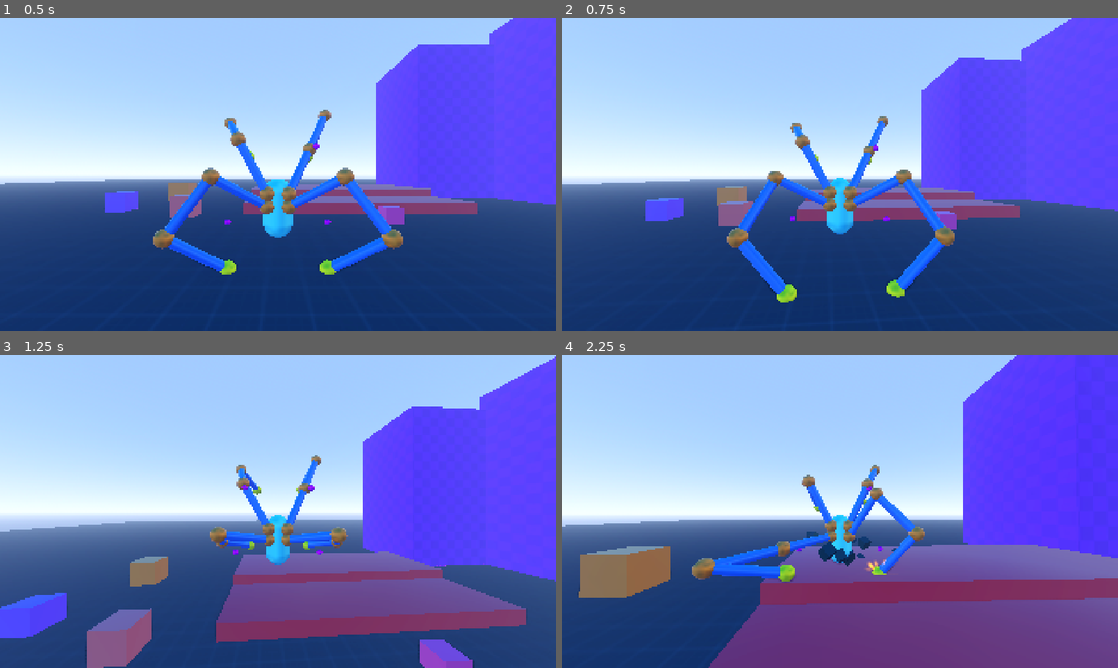
Above: before the commit, frames 1-4 (two rows, left to right).
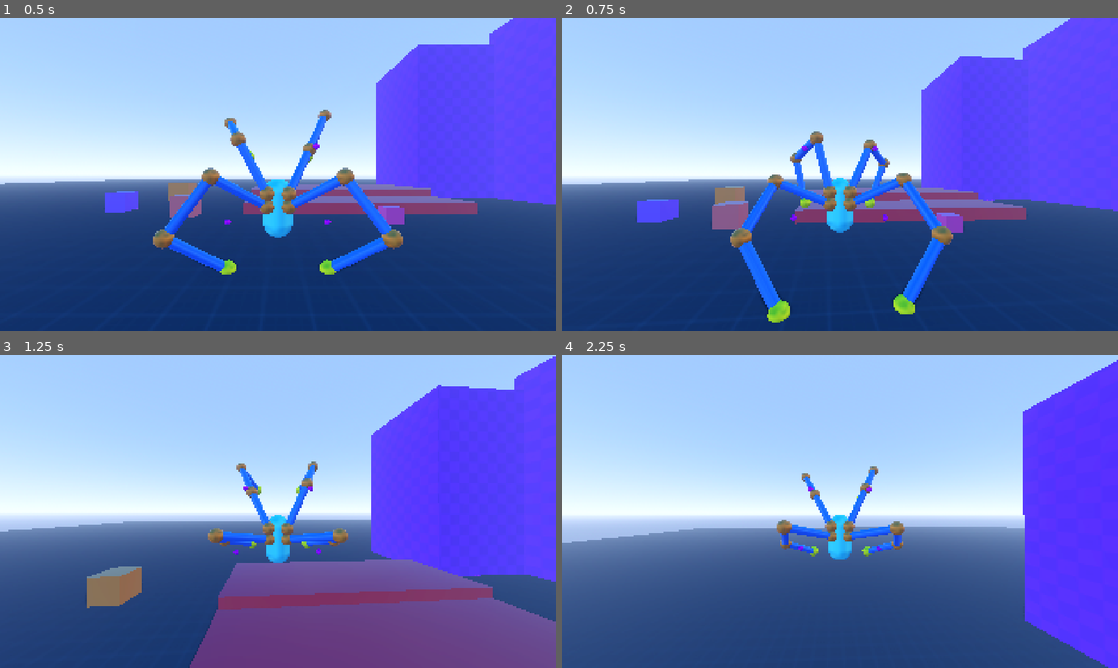
Above: after the commit, the same moments.

Repository: lliamsymonds04/doc-oc
Game: Godot game, scene res://main.tscn
Same seed, same stepped clock (60 frames per second), same inputs: the game is played once before the commit and once after it.
Inputs (mouse positions are in pixels of both pictures, inside the frame that each line leads up to):
- Up to frame 1 (0.5 s): no input
- Up to frame 2 (0.75 s): move the mouse to (867, 174) at 0.52 s; hold W (forward) from 0.53 s (still down); hold Shift (sprint, bound only after the commit) from 0.53 s (still down)
- Up to frame 3 (1.25 s): keep holding W (forward); keep holding Shift (sprint, bound only after the commit); tap Space (jump) at 0.77 s
- Up to frame 4 (2.25 s): keep holding W (forward); move the mouse to (812, 511) at 1.27 s; release Shift (sprint, bound only after the commit) at 1.28 s; tap Shift (sprint, bound only after the commit) at 1.35 s; tap Space (jump) at 1.52 s; move the mouse to (851, 505) at 2.02 s; hold Shift (sprint, bound only after the commit) from 2.03 s (still down)

Frame 1 is identical in both runs. In frame 2, 5.0% of the frame differs, in the area x 13-100%, y 0-98%; in frame 3, 21%; in frame 4, 46%, in the area x 0-100%, y 0-100%.

Commit message:
spike: sprinting

Diff:
--- a/project.godot
+++ b/project.godot
@@ -53,6 +53,11 @@
 "events": [Object(InputEventKey,"resource_local_to_scene":false,"resource_name":"","device":-1,"window_id":0,"alt_press …(191 unchanged characters)…
 ]
 }
+sprint={
+"deadzone": 0.2,
+"events": [Object(InputEventKey,"resource_local_to_scene":false,"resource_name":"","device":-1,"window_id":0,"alt_pressed":false,"shift_pressed":false,"ctrl_pressed":false,"meta_pressed":false,"pressed":false,"keycode":0,"physical_keycode":4194325,"key_label":0,"unicode":0,"location":0,"echo":false,"script":null)
+]
+}
 
 [physics]
 
--- a/systems/inverse_kinematics/arm_mount.gd
+++ b/systems/inverse_kinematics/arm_mount.gd
@@ -10,11 +10,10 @@
 @export var footstep_volume: float = -5.0
 @export var footstep_debounce: float = 0.15
 
-@export var servo_volume: float = -10.0
+@export var servo_volume: float = -15.0
 @export var servo_debounce: float = 0.1
 
 @export_category("Idle targeting")
-# @export var idle_target: Node3D
 @export var idle_sway_x: float = 0.0
 @export var idle_sway_y: float = 0.0
 @export var idle_sway_speed: float = 1.0
@@ -120,6 +119,20 @@
 		idle_pos += Vector3.UP * sin(t * idle_sway_y_mult + sway_phase) * idle_sway_y
 	return idle_pos
 
+func update_ground_step_target(velocity: Vector3) -> void:
+	step_target = null
+
+	_cached_target_world = target_world
+	var velocity_xz := Vector3(velocity.x, 0, velocity.z) * raycast_config.anchor_lead_time
+	var probe_pos := ground_probe.global_position + velocity_xz
+	var hit = get_surface_hit(probe_pos, Vector3.DOWN, raycast_config.step_raycast_distance)
+	if hit != null:
+		var hit_pos: Vector3 = hit.position
+		var disp := (hit_pos - _cached_target_world).length()
+		if disp > raycast_config.max_target_displacement:
+			step_target = hit_pos
+	set_target(_cached_target_world)
+
 func update_step(velocity: Vector3, dt: float) -> void:
 	step_target = null
 
@@ -129,16 +142,7 @@
 		return
 
 	if is_leg:
-		_cached_target_world = target_world
-		var velocity_xz := Vector3(velocity.x, 0, velocity.z) * raycast_config.anchor_lead_time
-		var probe_pos := ground_probe.global_position + velocity_xz
-		var hit = get_surface_hit(probe_pos, Vector3.DOWN, raycast_config.step_raycast_distance)
-		if hit != null:
-			var hit_pos: Vector3 = hit.position
-			var disp := (hit_pos - _cached_target_world).length()
-			if disp > raycast_config.max_target_displacement:
-				step_target = hit_pos
-		set_target(_cached_target_world)
+		update_ground_step_target(velocity)
 	elif idle_target != null:
 		arm.target = compute_idle_target()
 
--- a/systems/player/config/grounded_config.gd
+++ b/systems/player/config/grounded_config.gd
@@ -12,3 +12,6 @@
 @export_group("Camera Alignment")
 @export var align_angle_deg: float = 1.0
 @export var disalign_angle_deg: float = 2.0
+
+@export_group("Sprint")
+@export var sprint_multiplier: float = 2.0
--- a/systems/player/config/movement_config.gd
+++ b/systems/player/config/movement_config.gd
@@ -1,8 +1,5 @@
 class_name MovementConfig
 extends Resource
 
-@export_group("Locomotion")
 @export var speed: float = 5.0
-
-@export_group("Turning")
 @export var turn_speed: float = 10.0
--- a/systems/player/states/grounded_state.gd
+++ b/systems/player/states/grounded_state.gd
@@ -13,6 +13,7 @@
 var jump_hold_time := 0.0
 var body_y_offset := 0.0
 var is_camera_aligned := false
+var is_sprinting := false
 
 func _init(p: PlayerController) -> void:
 	super._init(p)
@@ -46,20 +47,27 @@
 			else:
 				mount.sync_from_arm()
 
+func exit() -> void:
+	_set_arms_as_legs(false)
+
 func physics_update(dt: float) -> void:
 	var p := player
 
 	if not p.is_on_floor():
 		p.velocity += p.get_gravity() * dt
+
+	var speed := p.movement.speed
+	if is_sprinting:
+		speed *= p.grounded.sprint_multiplier
 
 	var direction := p.camera_controller.get_input_direction(input_dir)
 	if direction.length_squared() > 0.0:
 		direction = direction.normalized()
-		p.velocity.x = direction.x * p.movement.speed
-		p.velocity.z = direction.z * p.movement.speed
+		p.velocity.x = direction.x * speed
+		p.velocity.z = direction.z * speed
 	else:
-		p.velocity.x = move_toward(p.velocity.x, 0, p.movement.speed * dt)
-		p.velocity.z = move_toward(p.velocity.z, 0, p.movement.speed * dt)
+		p.velocity.x = move_toward(p.velocity.x, 0, speed * dt)
+		p.velocity.z = move_toward(p.velocity.z, 0, speed * dt)
 
 	_update_camera_alignment(dt, direction.length_squared() > 0.0)
 
@@ -87,6 +95,14 @@
 
 	_update_body_y_offset(dt)
 	_handle_jump(direction)
+
+	var want_sprint := Input.is_action_pressed("sprint")
+	if want_sprint and !is_sprinting:
+		is_sprinting = true
+		_set_arms_as_legs(true)
+	elif is_sprinting and !want_sprint:
+		is_sprinting = false
+		_set_arms_as_legs(false)
 
 
 func _update_camera_alignment(dt: float, is_moving: bool) -> void:
@@ -154,10 +170,22 @@
 	var furthest_distance := 0.0
 	var best_arm_hit_pos := Vector3.ZERO
 
-	for mount in p.leg_mounts:
+	var mounts: Array[ArmMount] = p.leg_mounts
+	if is_sprinting:
+		mounts = p.all_mounts()
+
+	for mount in mounts:
 		mount.update_step(p.velocity, dt)
+		var other_mounts_grounded := false
+		var is_horizontal_mount_grounded := mount.horizontal_mount.arm.is_grounded()
+		if is_sprinting:
+			var is_diagonal_grounded := mount.diagonal_mount.arm.is_grounded()
+			other_mounts_grounded = is_horizontal_mount_grounded and is_diagonal_grounded
+		else:
+			other_mounts_grounded = is_horizontal_mount_grounded
+
 		var can_step: bool = mount.step_target != null and ((mount.arm.is_grounded()
-			and mount.horizontal_mount.arm.is_grounded()) or mount.arm.is_fully_extended())
+			and other_mounts_grounded) or mount.arm.is_fully_extended())
 
 		if can_step:
 			var dist = mount.get_step_distance()
@@ -174,6 +202,9 @@
 		p.set_state(p.StateID.AIR)
 
 func _update_arms(dt: float) -> void:
+	if is_sprinting:
+		return
+
 	var p := player
 	for mount in p.arm_mounts:
 		mount.update_step(p.velocity, dt)
@@ -219,3 +250,15 @@
 	var height_error = goal_y - current_y
 	var target_y_vel = height_error * p.hover.hover_speed
 	p.velocity.y = lerp(p.velocity.y, target_y_vel, dt*p.hover.hover_speed)
+
+func _set_arms_as_legs(active: bool) -> void:
+	for mount in player.arm_mounts:
+		mount.is_leg = active
+		if not active:
+			mount.arm.start_step(mount.to_global(mount.compute_idle_target()),0.0, Vector3.UP, false)
+
+		else:
+			mount.update_ground_step_target(player.velocity)
+			var step_target = mount.step_target
+			if step_target:
+				mount.arm.start_step(step_target)
